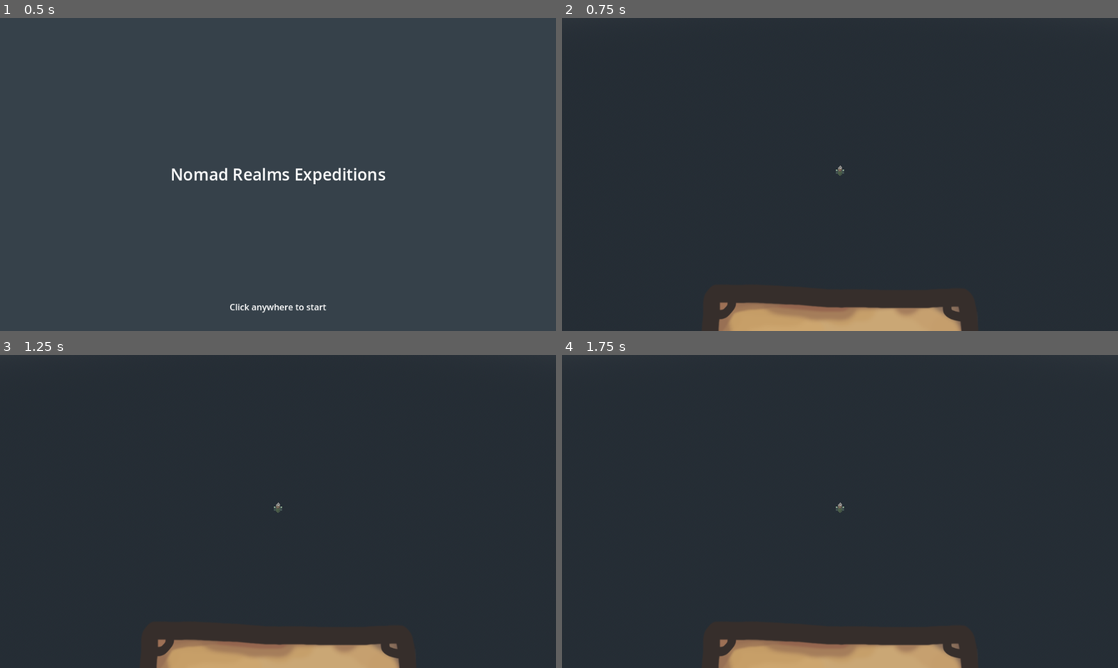
Above: before the commit, frames 1-4 (two rows, left to right).
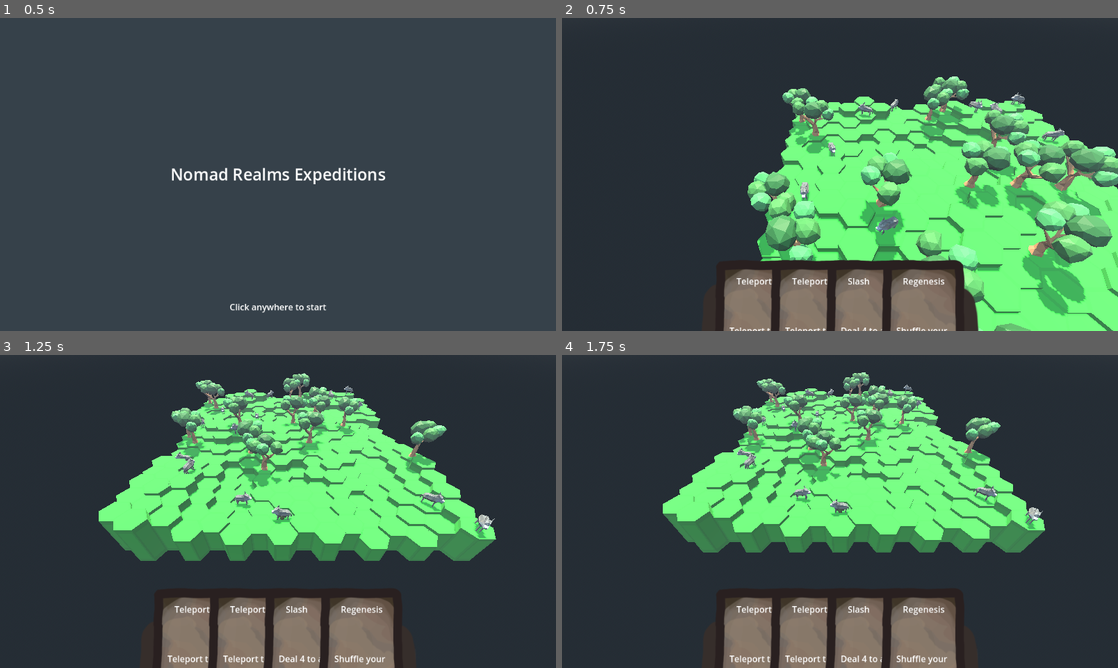
Above: after the commit, the same moments.

Repository: Boyquotes/nomad-realms-expeditions
Game: Godot game, scene res://Scenes/UI/main_menu.tscn
Two runs of this game, one before a commit and one after it. Both use one fixed random seed, a clock stepped at 60 frames per second and the inputs below.
Inputs (mouse positions are in pixels of both pictures, inside the frame that each line leads up to):
- Up to frame 1 (0.5 s): no input
- Up to frame 2 (0.75 s): tap Enter at 0.5 s; move the mouse to (962, 158) at 0.52 s; click (962, 158) at 0.6 s
- Up to frame 3 (1.25 s): no input
- Up to frame 4 (1.75 s): drag from (840, 473) to (812, 574) at 1.27 s

Frame 1 is identical in both runs. In frame 2, 44% of the frame differs, in the area x 28-100%, y 18-100%; in frame 3, 36%; in frame 4, 34%.
Error before the commit: Parse Error: Cannot pass a value of type "null" as "Callable". (res://Scenes/Model/Card/GameCards.gd:13)

Commit message:
Fix bug where game would instantiate twice

Diff:
--- a/Scenes/GameLogic/nomads_game_logic.tscn
+++ b/Scenes/GameLogic/nomads_game_logic.tscn
@@ -1,8 +1,9 @@
-[gd_scene load_steps=4 format=3 uid="uid://delvkn6rfc547"]
+[gd_scene load_steps=4 format=3]
 
 [ext_resource type="Script" path="res://Scenes/GameLogic/nomads_game_logic.gd" id="1_t1mp6"]
-[ext_resource type="PackedScene" uid="uid://bdf1ola8jtf0b" path="res://Scenes/Model/GameObject/nomad.tscn" id="2_sf64u"]
+[ext_resource type="PackedScene" uid="uid://dt57bxc3avufy" path="res://Scenes/Model/GameObject/nomad.tscn" id="2_sf64u"]
 [ext_resource type="PackedScene" uid="uid://das3vkks37pdg" path="res://Scenes/Model/GameObject/WolfActor.tscn" id="3_o1bfu"]
+
 
 [node name="NomadsGameLogic" type="Node"]
 script = ExtResource("1_t1mp6")
--- a/Scenes/Model/Card/GameCards.gd
+++ b/Scenes/Model/Card/game_cards.gd
@@ -10,11 +10,17 @@
 	CardEffect.new(0b0001, range_predicate(4), TeleportExpression.new()))
 var REGENESIS: = GameCard.new("Regenesis", 10, \
 	"Shuffle your discard into your deck", BASIC, \
-	CardEffect.new(0b0000, null, RegenesisExpression.new()))
+	CardEffect.new(0b0000, none(), RegenesisExpression.new()))
 var SLASH: = GameCard.new("Slash", 1, \
 	"Deal 4 to a target within range 2", BASIC, \
 	CardEffect.new(0b1110, range_predicate(2), MeleeDamageExpression.new(4)))
 
+# Predicates
+
+func none() -> Callable:
+	return func(cp, ct):
+		return true
+
 func range_predicate(range: int) -> Callable:
 	return func(cp, ct):
 		return ct != null && ct.world_pos.distance_to(cp.world_pos) <= range
--- a/Scenes/Model/GameObject/Nomad.tscn
+++ b/Scenes/Model/GameObject/nomad.tscn
@@ -1,8 +1,6 @@
-[gd_scene load_steps=7 format=3 uid="uid://bdf1ola8jtf0b"]
+[gd_scene load_steps=5 format=3 uid="uid://dt57bxc3avufy"]
 
-[ext_resource type="Script" path="res://Scenes/Model/GameObject/nomad.gd" id="1_1e3mp"]
-[ext_resource type="PackedScene" uid="uid://c3suk2hxxxjkv" path="res://Scenes/UI/WorldCard.tscn" id="2_7011i"]
-[ext_resource type="Material" uid="uid://bbg40pikh1ndj" path="res://Assets/3D/highlight_flash.tres" id="3_s7shm"]
+[ext_resource type="Script" path="res://Scenes/Model/GameObject/nomad.gd" id="1_wl5d8"]
 [ext_resource type="PackedScene" uid="uid://bg63owkkh1e6q" path="res://Assets/3D/nomad.glb" id="4_gmevs"]
 [ext_resource type="Script" path="res://Scenes/Model/GameObject/CameraTargetPivot.gd" id="5_r4b70"]
 
@@ -11,9 +9,7 @@
 height = 0.8
 
 [node name="Nomad" type="Node3D" groups=["actors"]]
-script = ExtResource("1_1e3mp")
-card_scene = ExtResource("2_7011i")
-highlight_flash = ExtResource("3_s7shm")
+script = ExtResource("1_wl5d8")
 
 [node name="nomad" parent="." instance=ExtResource("4_gmevs")]
 transform = Transform3D(0.25, 0, 0, 0, 0.25, 0, 0, 0, 0.25, 0, 0, 0)
--- a/Scenes/UI/main_menu.gd
+++ b/Scenes/UI/main_menu.gd
@@ -7,6 +7,7 @@
 func _unhandled_input(event):
 	if event is InputEventMouseButton:
 		var mouse_button_event: InputEventMouseButton = event
-		if mouse_button_event.button_index == MOUSE_BUTTON_LEFT:
+		if mouse_button_event.button_index == MOUSE_BUTTON_LEFT && !mouse_button_event.pressed:
+			get_tree().root.add_child(game_scene.instantiate())
 			queue_free()
-			get_tree().root.add_child(game_scene.instantiate())
+			visible = false
--- a/Scenes/UI/main_menu.tscn
+++ b/Scenes/UI/main_menu.tscn
@@ -1,7 +1,7 @@
-[gd_scene load_steps=5 format=3]
+[gd_scene load_steps=5 format=3 uid="uid://necce1r75py8"]
 
 [ext_resource type="Script" path="res://Scenes/UI/main_menu.gd" id="1_m6sei"]
-[ext_resource type="PackedScene" uid="uid://dnjlxryq35dya" path="res://Game.tscn" id="2_2rgn7"]
+[ext_resource type="PackedScene" uid="uid://did1nha5thjwd" path="res://game.tscn" id="2_2rgn7"]
 
 [sub_resource type="LabelSettings" id="LabelSettings_3t18a"]
 font_size = 30
--- a/Game.tscn
+++ b/game.tscn
@@ -1,11 +1,11 @@
-[gd_scene load_steps=10 format=3 uid="uid://b3ry7p1juc8uy"]
+[gd_scene load_steps=10 format=3 uid="uid://did1nha5thjwd"]
 
-[ext_resource type="Script" path="res://game.gd" id="1_7028j"]
-[ext_resource type="PackedScene" uid="uid://jo81l0grfumo" path="res://Scenes/GameVisuals/NomadsGameVisuals.tscn" id="2_o6hmh"]
-[ext_resource type="PackedScene" uid="uid://cbgwjkw8ydunf" path="res://Scenes/UI/UICardDashboard.tscn" id="3_tg0w8"]
-[ext_resource type="PackedScene" uid="uid://bdf1ola8jtf0b" path="res://Scenes/Model/GameObject/nomad.tscn" id="4_6nie1"]
-[ext_resource type="PackedScene" uid="uid://dv04weg4eqxb0" path="res://Scenes/Map/WorldMap.tscn" id="5_ruiie"]
-[ext_resource type="Script" path="res://Camera.gd" id="6_wowo4"]
+[ext_resource type="Script" path="res://game.gd" id="1_ho31h"]
+[ext_resource type="PackedScene" uid="uid://jo81l0grfumo" path="res://Scenes/GameVisuals/NomadsGameVisuals.tscn" id="2_naqaq"]
+[ext_resource type="PackedScene" uid="uid://cbgwjkw8ydunf" path="res://Scenes/UI/UICardDashboard.tscn" id="3_jjjob"]
+[ext_resource type="PackedScene" uid="uid://dt57bxc3avufy" path="res://Scenes/Model/GameObject/nomad.tscn" id="4_uf6rv"]
+[ext_resource type="PackedScene" uid="uid://dv04weg4eqxb0" path="res://Scenes/Map/WorldMap.tscn" id="5_yqrsa"]
+[ext_resource type="Script" path="res://camera.gd" id="6_sea5v"]
 
 [sub_resource type="ProceduralSkyMaterial" id="ProceduralSkyMaterial_ltiu1"]
 sky_top_color = Color(0.647059, 0.839216, 0.945098, 1)
@@ -22,22 +22,22 @@
 adjustment_enabled = true
 
 [node name="Game" type="Node3D"]
-script = ExtResource("1_7028j")
+script = ExtResource("1_ho31h")
 
-[node name="NomadsGameVisuals" parent="." instance=ExtResource("2_o6hmh")]
+[node name="NomadsGameVisuals" parent="." instance=ExtResource("2_naqaq")]
 
-[node name="UICardDashboard" parent="." instance=ExtResource("3_tg0w8")]
+[node name="UICardDashboard" parent="." instance=ExtResource("3_jjjob")]
 
 [node name="Actors" type="Node3D" parent="."]
 
-[node name="Nomad" parent="Actors" instance=ExtResource("4_6nie1")]
+[node name="Nomad" parent="Actors" instance=ExtResource("4_uf6rv")]
 
-[node name="WorldMap" parent="." instance=ExtResource("5_ruiie")]
+[node name="WorldMap" parent="." instance=ExtResource("5_yqrsa")]
 
 [node name="Camera3D" type="Camera3D" parent="." node_paths=PackedStringArray("actor_to_follow")]
 environment = SubResource("1")
 current = true
-script = ExtResource("6_wowo4")
+script = ExtResource("6_sea5v")
 actor_to_follow = NodePath("../Actors/Nomad")
 
 [node name="Sun" type="DirectionalLight3D" parent="."]
--- a/project.godot
+++ b/project.godot
@@ -18,7 +18,7 @@
 
 [autoload]
 
-GameCards="*res://Scenes/Model/Card/GameCards.gd"
+GameCards="*res://Scenes/Model/Card/game_cards.gd"
 IdGenerator="*res://Scenes/Model/IdGenerator.gd"
 NomadsGameLogic="*res://Scenes/GameLogic/nomads_game_logic.gd"
 
Renamed: Scenes/Model/GameObject/Nomad.gd -> Scenes/Model/GameObject/nomad.gd
Renamed: Game.gd -> game.gd
